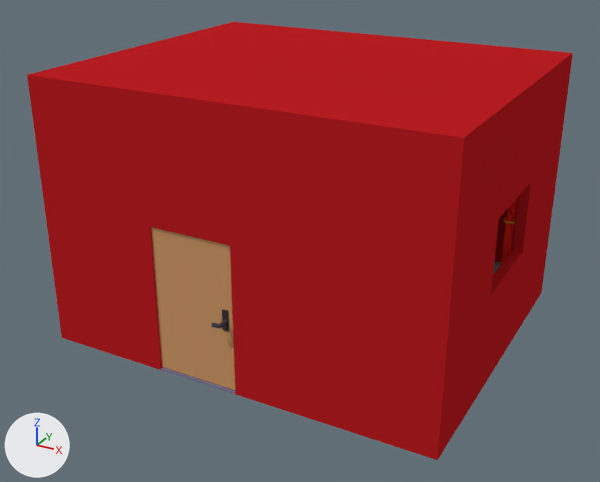
The Blender file Quem_sou_eu/Projeto Geral/Cenários/Quarto4.blend, before and after one commit.
Before and after are seen from a 50 mm lens placed at (5.45, -10.38, 6.41), pointed at (-0.04, -0.4, 1.42). The axes (+X, +Y, +Z) are drawn at lower left. The lights are the same throughout.

The first picture shows 'Cube.001_proxy', 'Cube.003_proxy', 'Cube_proxy', 'Plane.001'.
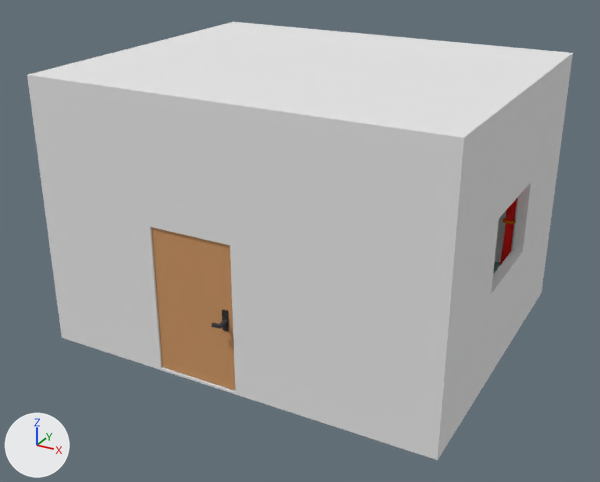
Pixel boxes (x1, y1, x2, y2) of what changed, in the pictures (600 x 482 px):
```json
{"object": "Plane.001", "change": "recoloured", "before": [27, 22, 573, 460], "after": [27, 22, 573, 460], "on screen": "red to grey"}
{"object": "Cube_proxy", "change": "recoloured", "before": [151, 227, 235, 390], "after": [151, 227, 235, 390]}
{"part": 1, "of": "me_plane_002", "change": "recoloured", "before": [27, 22, 573, 460], "after": [27, 22, 573, 460], "on screen": "red to grey"}
{"part": 2, "of": "me_plane_002", "change": "recoloured", "before": [161, 367, 235, 394], "after": [161, 367, 235, 394], "on screen": "purple to white"}
```

The change, as JSON lines over the scene's bpy script:
```json
{"op": "set", "path": "mat_material_001.base_color", "old": "(0.0595, 0.0591, 0.0668)", "new": "(0.8, 0.8, 0.8)", "note": "dark grey #454549 -> white #e7e7e7"}
{"op": "set", "path": "mat_material_042.base_color", "old": "(0.61, 0.314, 0.14)", "new": "(0.047, 0.0389, 0.0389)", "note": "orange #cd9869 -> black #3d3838"}
{"block": "me_cube_023", "where": "me_cube_023.from_pydata(...)  # 8 vertices, 6 faces; spans x -1.0..1.0, y -1.0..1.0, z -1.0..1.0"}
{"op": "remove", "block": "me_cube_023", "code": "me_cube_023.materials.append(mat_material_040)  # black #3d3737"}
{"op": "add", "block": "me_cube_023", "code": "me_cube_023.materials.append(mat_material_042)  # black #3d3838"}
{"block": "me_plane_002", "where": "me_plane_002.from_pydata(...)  # 114 vertices, 114 faces; spans x -1.0..1.0, y -1.0..1.0, z 0.0..4.0"}
{"block": "me_plane_002", "where": "# used by ob_plane_001; location = (0.0, 0.0, 0.0); scale = (3.0, 2.5, 1.0)"}
{"block": "me_plane_002", "change": "me_plane_002 part 1: all 102 faces that had it switch from mat_parede (red #bb1e23) to mat_material_001 (white #e7e7e7)"}
{"block": "me_plane_002", "change": "me_plane_002 part 2: all 12 faces that had it switch from mat_chao (purple #807897) to mat_material_001 (white #e7e7e7)"}
```
